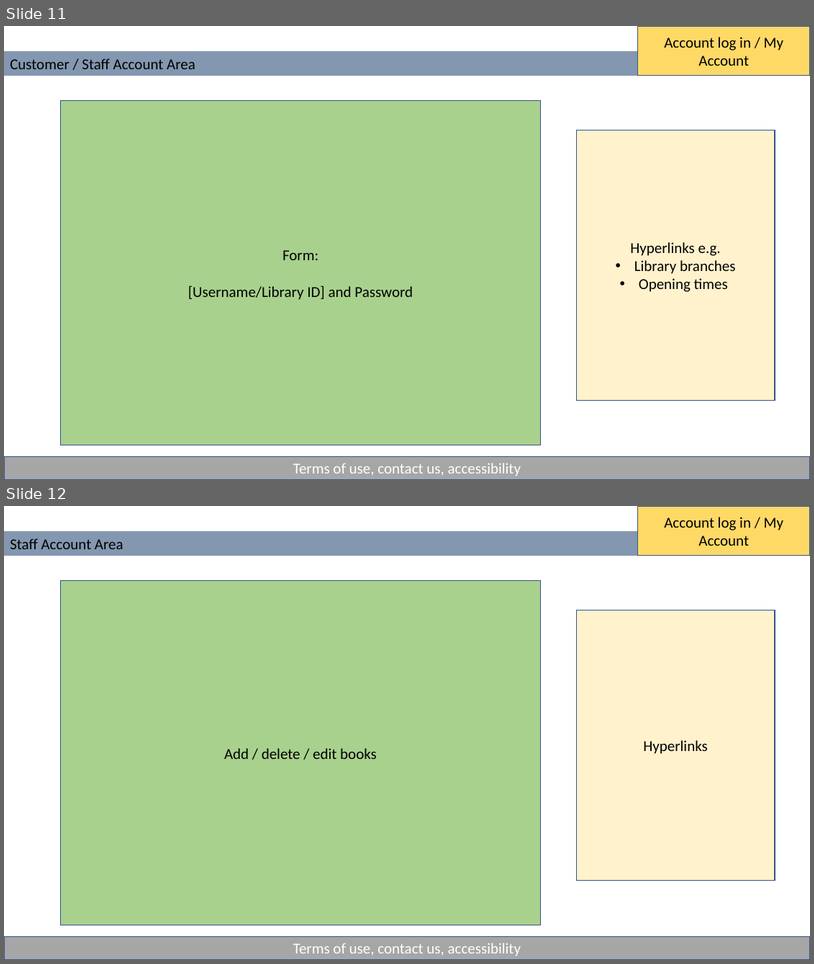
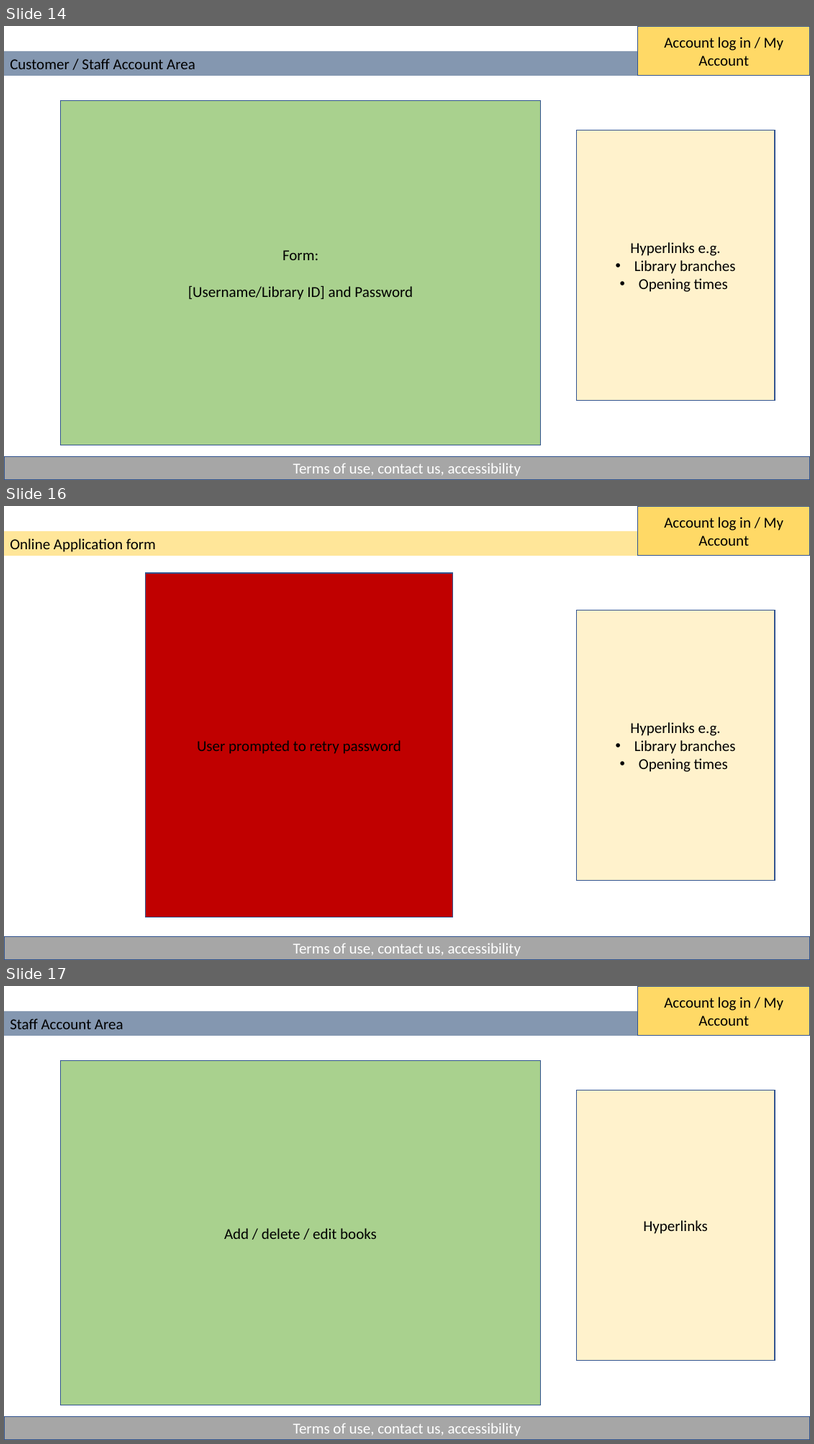
Before and after one commit to sarahrainbow/Bookworms, a slide deck: Docs/LibraryWireframe.pptx. Shown one above the other, each under a label of ours: slides 11 and 12 before the commit, slides 14, 16 and 17 after it; the slides between them are not shown. The pictures are 814x964 and 814x1444 pixels, drawn with LibreOffice and Linux fonts; fonts in the diff are those of the drawing. Boxes give left, top, right and bottom in pixels: in the first picture for what was removed or moved away, otherwise in the second. Text is boxed around its words. In the diff, an @@ line names an element or a change of style, - is before the commit and + after.

```diff
--- a/Docs/LibraryWireframe.pptx
+++ b/Docs/LibraryWireframe.pptx
@@ slide 16 added at (4, 506, 810, 960), background #FFFFFF @@
@@ rectangle added at (638, 506, 810, 556), fill #FFD966, outline #325491 1 pt, 18 pt, text #000000 @@
+Account log in / My Account
@@ rectangle added at (4, 531, 810, 556), fill #FFE699, 18 pt, text #000000 @@
+Online Application form
@@ rectangle added at (146, 573, 453, 917), fill #C00000, outline #325491 1 pt, 18 pt, text #000000 @@
+User prompted to retry password
@@ rectangle added at (577, 610, 775, 880), fill #FFF2CC, outline #325491 1 pt, 18 pt, text #000000 @@
+Hyperlinks e.g.
+• Library branches
+• Opening times
@@ rectangle added at (4, 936, 810, 960), fill #A6A6A6, outline #325491 1 pt, 18 pt, text #FFFFFF @@
+Terms of use, contact us, accessibility
@@ what was slide 11 is now slide 14 @@
@@ what was slide 12 is now slide 17 @@
```
Also in this commit, not shown: 2 slides changed, 4 other slides added.
